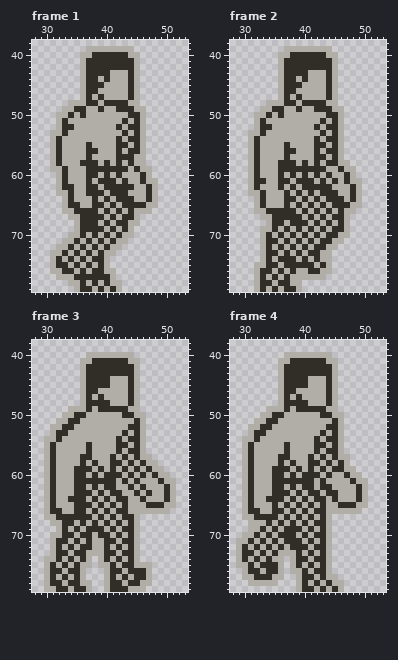
Pixel-art file, stored at support/Seraphina-walk.aseprite. Above is the file before it was changed.
80x80 pixels, 12 frames. Shown: frame 1: x 28..53, y 38..79; frame 2: x 28..53, y 38..79; frame 3: x 28..53, y 38..79; frame 4: x 28..53, y 38..79. The commit also changed other frames, which this record leaves out.
New version:
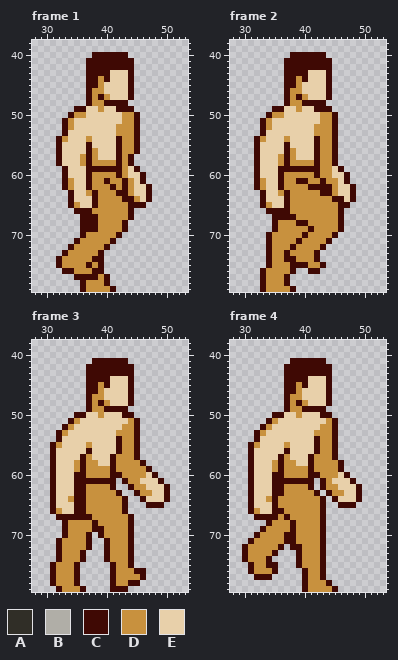
Palette (. is transparent): A #302e27  B #b0aea7  C #3f0904  D #c8913e  E #e8d0aa
From the commit log: The Walk Sprites Have Been Reorganised to Look Smoother
Diff:
layer "Colour" now shown
layer "B&W" now hidden
Changed rows in their new state; - is an unchanged pixel.
Frame 1:
first column x 31:
39 ------........----
40 -----..CCCCCC..---
41 -----.CCCCCCCC.---
42 -----.CCCCCCCC.---
43 -----.CCCCEEEC.---
44 -----.CCDCEEEC.---
45 -----.CCDEEEEC.---
46 -----.CDDEEEEC.---
47 -----.CDCDEEEC.---
48 ---...CDDCCCC..---
49 --..CCEEDEECCC..--
50 -..CDDEEEEEEDDC.--
51 -.CDEEEEEEEEDDC.--
52 -.CDEEEEEEEDDDC.--
53 ..CEEEEEEEEDDDC.--
54 .CDEEEDEEEECDDC.--
55 .CEEEECEEEECDDC.--
56 .CEEEECDEEECDDC.--
57 .CEEEDCDEEECDC..--
58 .CEEEDCDDDDCDC..--
59 ..CEEECCCCCCDEC..-
60 -.CEEECDDDDCDEEC.-
61 -.CDEECDDCDDCDEC..
62 -.CDEECDDDCDCDEEC.
63 -..CEEDCDDDCCDEEC.
64 --.CEEECDDDDCCDEC.
65 --.CDEECDDDDDCCC..
66 --..CCCDDDDDDC...-
67 ---..CCCDDDDDC.---
68 ----.CCCDDDDC..---
69 ----.CCCDDDDC.----
70 ---..CDDDDDC..----
71 --..CDDDDDC..-----
72 -..CDDDDDC..------
73 ..CDDDDDC..-------
74 .CDDDDDCC.--------
75 .CDDDDCDC.--------
76 ..CCDDDCC..-------
77 -...CCCCDC.-------
78 ---..CDDDC..------
79 ----.CDDDDC.------
Frame 2:
first column x 31:
39 ------........-----
40 -----..CCCCCC..----
41 -----.CCCCCCCC.----
42 -----.CCCCCCCC.----
43 -----.CCCCEEEC.----
44 -----.CCDCEEEC.----
45 -----.CCDEEEEC.----
46 -----.CDDEEEEC.----
47 -----.CDCDEEEC.----
48 ---...CDDCCCC..----
49 --..CCEEDEECCC..---
50 -..CDDEEEEEEDDC.---
51 -.CDEEEEEEEEDDC.---
52 -.CDEEEEEEEDDDC.---
53 ..CEEEEEEEEDDDC.---
54 .CDEEEDEEEECDDC.---
55 .CEEEECEEEECDDC.---
56 .CEEEECDEEECDDC.---
57 .CEEEDCDEEECDDC.---
58 .CEEEDCDDDDCDDC..--
59 .CEEECCCCCCCDDEC..-
60 .CEEECDDDDDCDDEEC.-
61 .CDEECDDCCDDCDDEC..
62 .CDEECDDDDCCCCDEEC.
63 ..CEEDCDDDDDCCDEEC.
64 -.CEEECDDDDDDDCCEC.
65 -.CDEECDDDDDDDDCC..
66 -..CCCCDDDDDDDDC..-
67 --..CCCCDDDDDDDC.--
68 ---.CDDDCCDDDDDC.--
69 --..CDDDDDCDDDDC.--
70 --.CDDDDDCDDDDC..--
71 --.CDDDDCDDDDC..---
72 --.CDDDCDDDDC..----
73 --.CDDCDDDDC..-----
74 --.CDDCCDDDC..-----
75 -..CDDDCCCDDC.-----
76 -.CDDDDC..CC..-----
77 -.CDDDC......------
78 -.CDDDC..----------
79 -.CDDDDC.----------
Frame 3:
first column x 30:
40 -------........-------
41 ------..CCCCCC..------
42 ------.CCCCCCCC.------
43 ------.CCCCCCCC.------
44 ------.CCCCEEEC.------
45 ------.CCDCEEEC.------
46 ------.CCDEEEEC.------
47 ------.CDDEEEEC.------
48 ------.CDCDEEEC.------
49 ----...CDDCCCC..------
50 ---..CCEEDEEECC..-----
51 --..CDEEEEEEEEDC.-----
52 -..CDEEEEEEEEDDC.-----
53 -.CDEEEEEEEEDDDC.-----
54 ..CEEEEEEEEECDDC.-----
55 .CDEEEEDEEEECDDC.-----
56 .CEEEEECEEEECDDC.-----
57 .CEEEECDEEECDDDC..----
58 .CEEEDCDDEECDDDDC..---
59 .CEEEDCDDDDCDDDDDC..--
60 .CEEECCDDDDCCDDDDEC..-
61 .CEEECCCCCCC.CDDEEEC..
62 .CEEECCDDDDC..CDDEEEC.
63 .CEEECCDDDDDC..CDDEEC.
64 .CEEDCCDDDDDDC..CEEEC.
65 .CEEECCDDDDDDC...CCC..
66 .CDEECCDDDDDDC.......-
67 ..CCCCCCDDDDDDC.------
68 -..CDDDDCDDDDDC.------
69 --.CDDDDCCDDDDC.------
70 -..CDDDC.CDDDDC.------
71 -.CDDDDC..CDDDC.------
72 -.CDDDDC..CDDDC.------
73 -.CDDDC...CDDDC.------
74 ..CDDDC.-.CDDDC.------
75 .CDDDC..-..CDDC...----
76 .CDDDC.---.CDDDCC.----
77 .CDDDC.---.CDDDDC.----
78 .CDDDC..--.CDDCC..----
79 ..CDDDC.--.CCC...-----
Frame 4:
first column x 29:
40 --------........------
41 -------..CCCCCC..-----
42 -------.CCCCCCCC.-----
43 -------.CCCCCCCC.-----
44 -------.CCCCEEEC.-----
45 -------.CCDCEEEC.-----
46 -------.CCDEEEEC.-----
47 -------.CDDEEEEC.-----
48 -------.CDCDEEEC.-----
49 -----...CDDCCCC..-----
50 ----..CCEEDEEECC..----
51 ---..CDEEEEEEEEDC.----
52 --..CDEEEEEEEEDDC.----
53 --.CDEEEEEEEEDDDC.----
54 -..CEEEEEEEEECDDC.----
55 -.CDEEEEDEEEECDDC.----
56 -.CEEEEECEEEECDDC.----
57 -.CEEEECDEEECDDDC..---
58 -.CEEEDCDDEECDDDDC.---
59 -.CEEEDCDDDDCDDDDC..--
60 -.CEEECCDDDDCCDDDEC..-
61 -.CEEECCCCCCC.CDEEEC..
62 -.CEEECCDDDDC.CDDEEEC.
63 -.CEEECCDDDDDC.CDDEEC.
64 -.CEEDCDDDDDDDC.CEEEC.
65 -.CEEECDDDDDDDC..CCC..
66 -.CDEECCDDDDDDC......-
67 -..CCCCDCDDDDDC.------
68 --...CDDDCDDDDC.------
69 --..CDDDDCDDDDC.------
70 -..CDDDDCCDDDDC.------
71 ..CDDDDDCCDDDDC.------
72 .CDDDDDC.CCDDDC.------
73 .CDDDDC...CDDDC.------
74 .CDDDC..-.CDDDC.------
75 ..CDDCC.-.CDDDC.------
76 -.CDDDC.-..CDDC.------
77 -..CCC..--.CDDC..-----
78 --.....---.CDDDC..----
79 ----------.CDDDDC.----
Pixel boxes of the changes (left, top, right, bottom) in both pictures:
changed: (50, 46, 158, 292)
changed: (248, 46, 362, 292)
changed: (44, 352, 176, 592)
changed: (236, 352, 368, 592)
